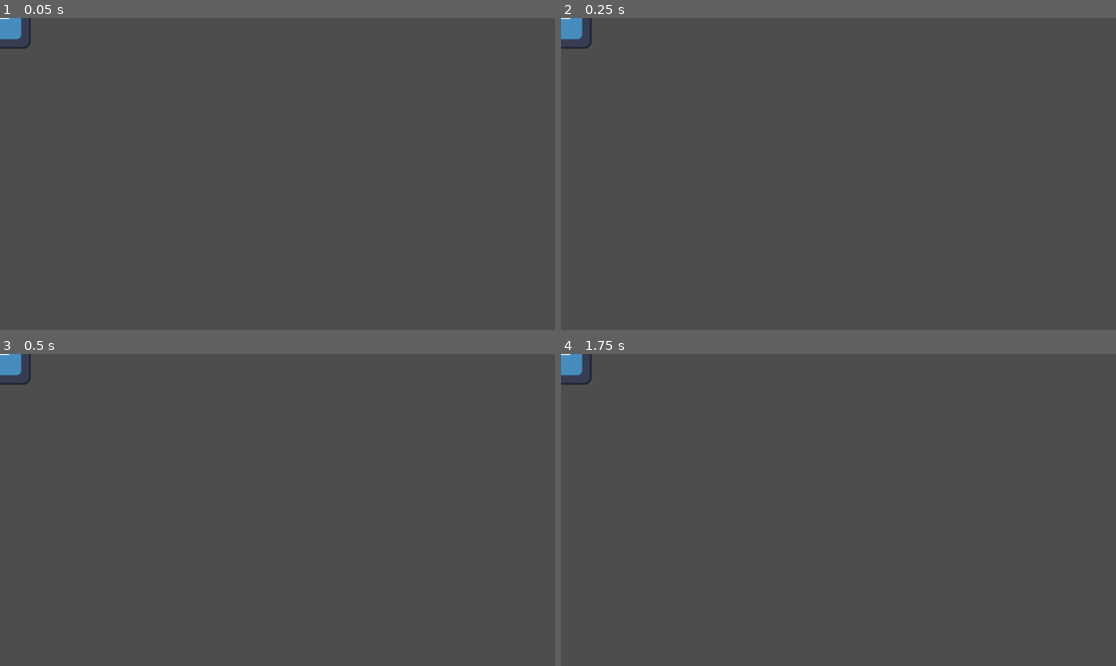
Above: before the commit, frames 1-4 (two rows, left to right).
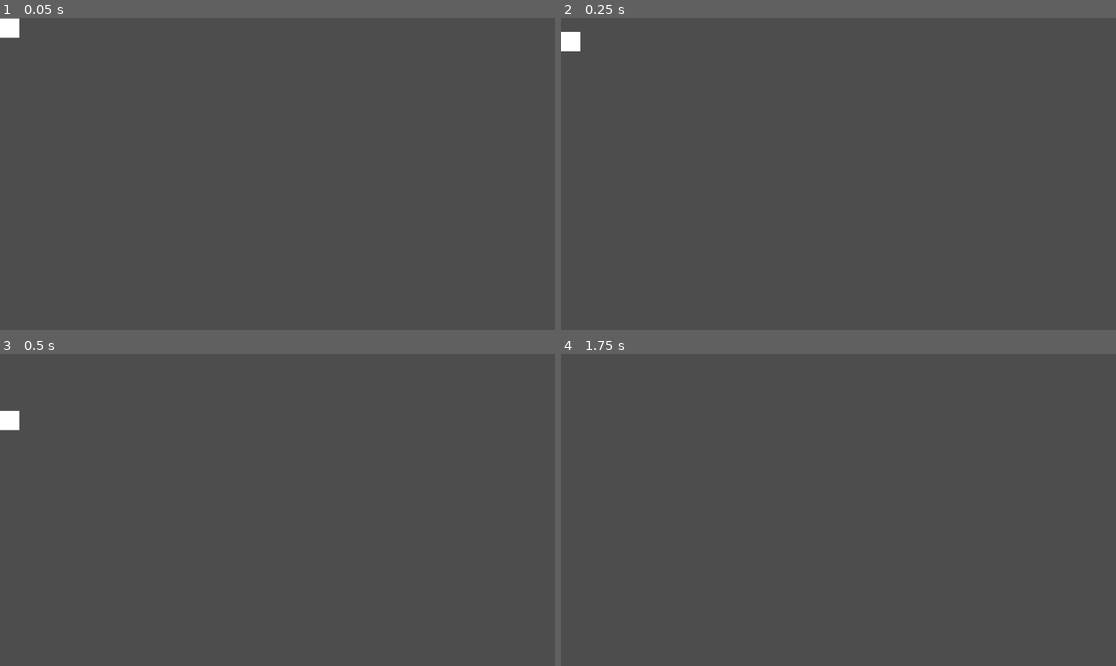
Above: after the commit, the same moments.

Repository: darelroa/GameJam1
Game: Godot game, scene res://stickfigure.tscn
The game is run twice, just before and just after one commit, with the same random seed, the same clock (stepped at 60 frames per second) and the same inputs. The engine's default icon, where the game draws it, is replaced by a stand-in: a white triangle on a blue panel in a dark square.
Inputs:
- Up to frame 1 (0.05 s): no input
- Up to frame 2 (0.25 s): no input
- Up to frame 3 (0.5 s): no input
- Up to frame 4 (1.75 s): tap Enter (ui_accept) at 0.5, 0.6, 0.77, 1.07, 1.35, 1.52 s; hold Right (ui_right) from 0.53 s (still down)

The runs differ from the first frame. In frame 1, 0.3% of the frame differs, in the area x 0-6%, y 0-10%; in frame 2, 0.4%; in frame 3, 0.6%, in the area x 0-6%, y 0-25%; in frame 4, 0.3%.

Commit message:
initial commit

Diff:
--- a/project.godot
+++ b/project.godot
@@ -15,6 +15,29 @@
 config/features=PackedStringArray("4.6", "Forward Plus")
 config/icon="res://icon.svg"
 
+[input]
+
+move_up={
+"deadzone": 0.2,
+"events": [Object(InputEventKey,"resource_local_to_scene":false,"resource_name":"","device":0,"window_id":0,"alt_pressed":false,"shift_pressed":false,"ctrl_pressed":false,"meta_pressed":false,"pressed":false,"keycode":0,"physical_keycode":87,"key_label":0,"unicode":0,"location":0,"echo":false,"script":null)
+]
+}
+move_down={
+"deadzone": 0.2,
+"events": [Object(InputEventKey,"resource_local_to_scene":false,"resource_name":"","device":0,"window_id":0,"alt_pressed":false,"shift_pressed":false,"ctrl_pressed":false,"meta_pressed":false,"pressed":false,"keycode":0,"physical_keycode":83,"key_label":0,"unicode":0,"location":0,"echo":false,"script":null)
+]
+}
+move_left={
+"deadzone": 0.2,
+"events": [Object(InputEventKey,"resource_local_to_scene":false,"resource_name":"","device":0,"window_id":0,"alt_pressed":false,"shift_pressed":false,"ctrl_pressed":false,"meta_pressed":false,"pressed":false,"keycode":0,"physical_keycode":65,"key_label":0,"unicode":0,"location":0,"echo":false,"script":null)
+]
+}
+move_right={
+"deadzone": 0.2,
+"events": [Object(InputEventKey,"resource_local_to_scene":false,"resource_name":"","device":0,"window_id":0,"alt_pressed":false,"shift_pressed":false,"ctrl_pressed":false,"meta_pressed":false,"pressed":false,"keycode":0,"physical_keycode":68,"key_label":0,"unicode":0,"location":0,"echo":false,"script":null)
+]
+}
+
 [physics]
 
 3d/physics_engine="Jolt Physics"
--- /dev/null
+++ b/scripts/player.gd
@@ -0,0 +1,25 @@
+class_name Player extends CharacterBody2D
+
+
+const SPEED = 300.0
+const JUMP_VELOCITY = -400.0
+
+
+func _physics_process(delta: float) -> void:
+	# Add the gravity.
+	if not is_on_floor():
+		velocity += get_gravity() * delta
+
+	# Handle jump.
+	if Input.is_action_just_pressed("ui_accept") and is_on_floor():
+		velocity.y = JUMP_VELOCITY
+
+	# Get the input direction and handle the movement/deceleration.
+	# As good practice, you should replace UI actions with custom gameplay actions.
+	var direction := Input.get_axis("ui_left", "ui_right")
+	if direction:
+		velocity.x = direction * SPEED
+	else:
+		velocity.x = move_toward(velocity.x, 0, SPEED)
+
+	move_and_slide()
--- a/stickfigure.tscn
+++ b/stickfigure.tscn
@@ -1,8 +1,17 @@
 [gd_scene format=3 uid="uid://f2v638bd7sgf"]
 
-[ext_resource type="Texture2D" uid="uid://difqy0metuk1o" path="res://icon.svg" id="1_m6274"]
+[ext_resource type="Script" uid="uid://ms7uir4jipn0" path="res://scripts/player.gd" id="1_m6274"]
 
-[node name="stickfigure" type="Node2D" unique_id=43638277]
+[sub_resource type="RectangleShape2D" id="RectangleShape2D_e5who"]
+size = Vector2(40, 40)
 
-[node name="Sprite2D" type="Sprite2D" parent="." unique_id=504194258]
-texture = ExtResource("1_m6274")
+[node name="player" type="CharacterBody2D" unique_id=1429620129]
+script = ExtResource("1_m6274")
+
+[node name="ColorRect" type="ColorRect" parent="." unique_id=2059197775]
+offset_right = 40.0
+offset_bottom = 40.0
+
+[node name="CollisionShape2D" type="CollisionShape2D" parent="." unique_id=70739151]
+position = Vector2(20, 20)
+shape = SubResource("RectangleShape2D_e5who")
Not shown, added: scripts/player.gd.uid
